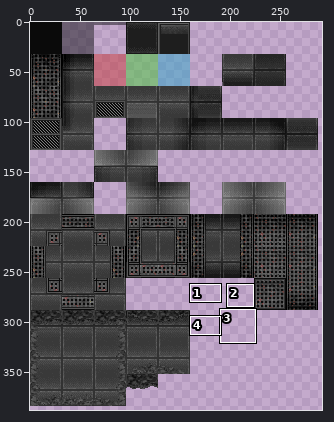
Sprite sheet, stored at app/assets/floor.png. Above: a wide view before the commit, with the close-up outlined.
Close-up. As it was:
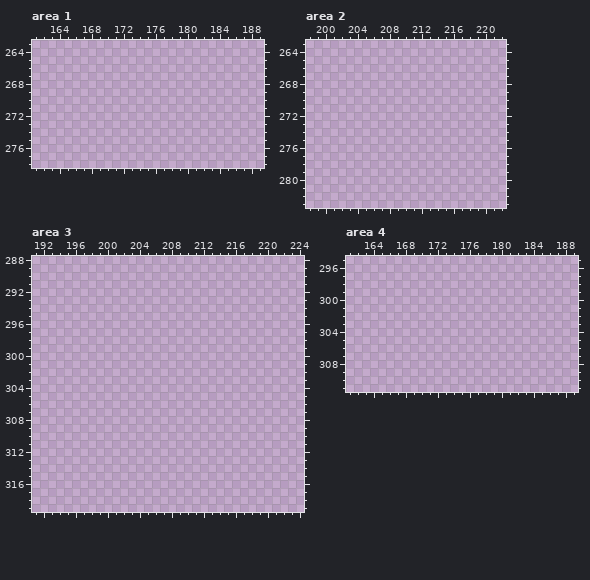
The file is 512x512 pixels. Colours within 5 levels of each other are drawn and written as one. Shown: area 1: x 161..189, y 263..278; area 2: x 198..222, y 263..283; area 3: x 191..224, y 288..319; area 4: x 161..189, y 295..311. The wide view leaves out empty margins. The commit also changed other parts of the picture, which this record leaves out.
After the commit:
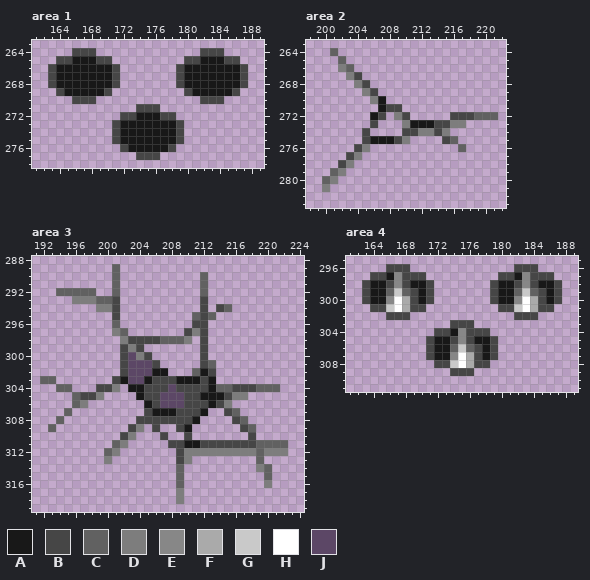
Palette (. is transparent): A #181818  B #464646  C #616161  D #7d7d7d  E #878787  F #aaaaaa  G #c9c9c9  H #ffffff  J #5c4766
From old to new:
Changed rows in their new state; - is an unchanged pixel.
Area 1:
first column x 163:
264 ---BBB-------------BBB---
265 -BBAAABB---------BBAAABB-
266 BAAAAAAAB-------BAAAAAAAB
267 BAAAAAAAB-------BAAAAAAAB
268 BAAAAAAAB-------BAAAAAAAB
269 -BAAAAAB---------BAAAAAB-
270 ---BBB-------------BBB---
271 -----------BBB-----------
272 ---------BBAAABB---------
273 --------BAAAAAAAB--------
274 --------BAAAAAAAB--------
275 --------BAAAAAAAB--------
276 ---------BAAAAAB---------
277 -----------BBB-----------
Area 2:
first column x 200:
264 -C--------------------
265 --C-------------------
266 --DC------------------
267 ---DB-----------------
268 ----DB----------------
269 -----DB---------------
270 ------DA--------------
271 -------ABB------------
272 ------AB-DB-----BBBCCC
273 ------B---DAAABBDD----
274 -----B----BBDDBD------
275 -----BAAABD----BC-----
276 ----BD-----------C----
277 ---BD-----------------
278 --BD------------------
279 -CD-------------------
280 CD--------------------
281 D---------------------
Area 3:
first column x 192:
289 ---------C---------------------
290 ---------C----------C----------
291 ---------C----------C----------
292 --CCCCC--C----------C----------
293 ----DDDCCB----------B----------
294 -------DDB----------B-BC-------
295 ---------B---------CBC---------
296 ---------C---------BB----------
297 ---------DC-------BDB----------
298 ----------DBBBBCCCD-B----------
299 ----------BDB-------B----------
300 ----------BJDB------B----------
301 ----------BJJJB-----BC---------
302 ----------BJJJAA---CAB---------
303 CC-------BAJJABBBAAABA---------
304 --CC---BBD-AABBBJBBBBACCBBBCCC-
305 ----CBBD----ABBJJJBBAAABDD-----
306 ----CD-------ABJJJBBBABD-------
307 ---C---------BAAABBBA--BC------
308 --C---------BBBBBBBA----BC-----
309 -C---------BD-B--BA------BC----
310 ----------BD---B--B-------B----
311 ---------CD-----BBAABBBBBBBCCCC
312 --------CD-------BDDDDDDDDDCDDD
313 --------D--------BD--------C---
314 -----------------C---------DC--
315 -----------------C----------C--
316 -----------------C----------D--
317 -----------------D-------------
318 -----------------D-------------
Area 4:
first column x 163:
296 ---BBB-------------BBB---
297 -BBAEBBB---------BBAEBBB-
298 BAABEBAAB-------BAABEBAAB
299 BAACGCBAB-------BAACGCBAB
300 BAAEHFBAB-------BAAEHFBAB
301 -BBGHFBB---------BBGHFBB-
302 ---BBB-------------BBB---
303 -----------BBB-----------
304 ---------BBAEBBB---------
305 --------BAABEBAAB--------
306 --------BAACGCBAB--------
307 --------BAAEHFBAB--------
308 ---------BBGHFBB---------
309 -----------BBB-----------
Changed places in both close-ups, as pixel boxes (x1, y1, x2, y2):
added: (48, 48, 248, 160)
added: (322, 48, 498, 192)
added: (40, 264, 288, 504)
added: (362, 264, 562, 376)
